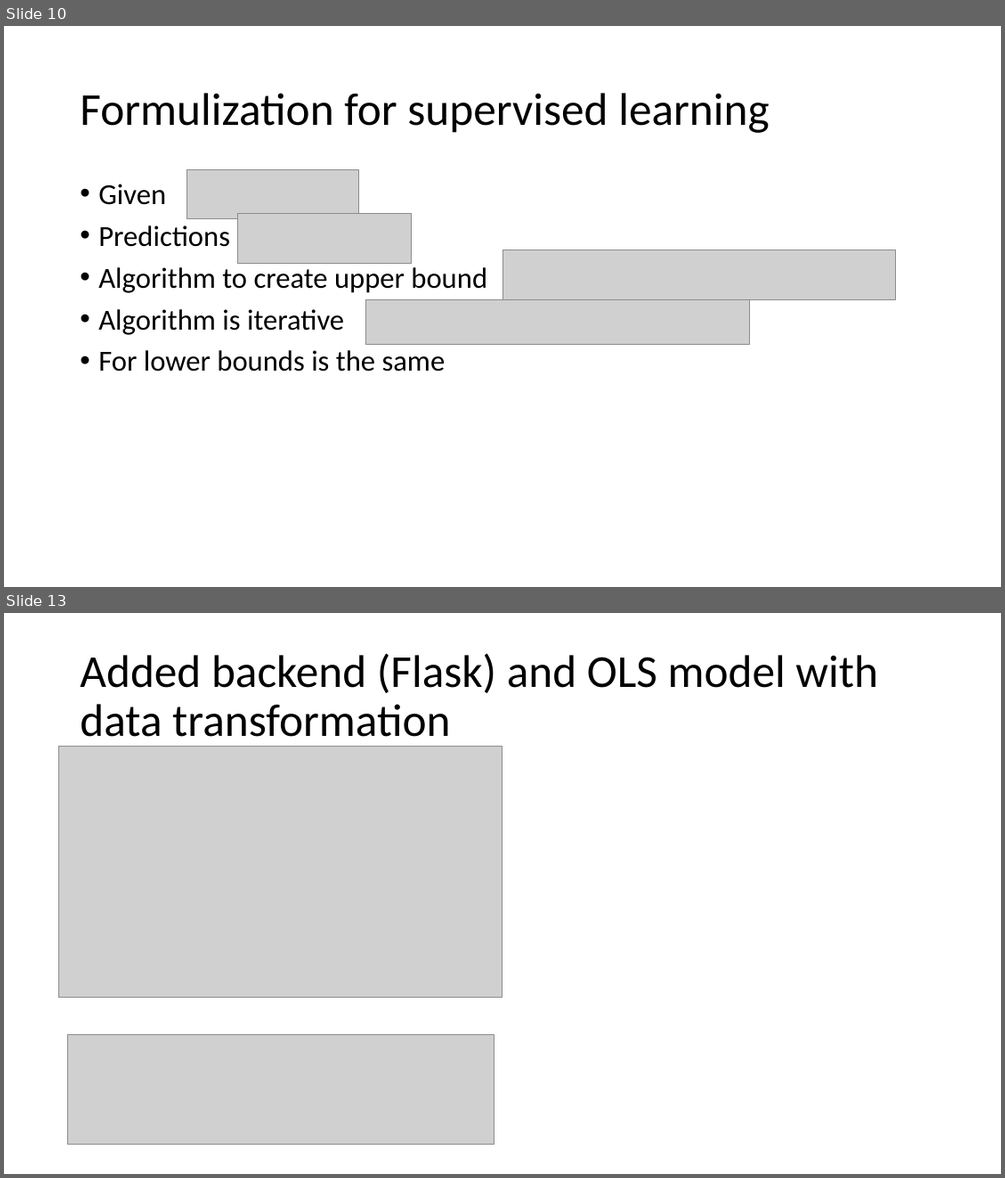
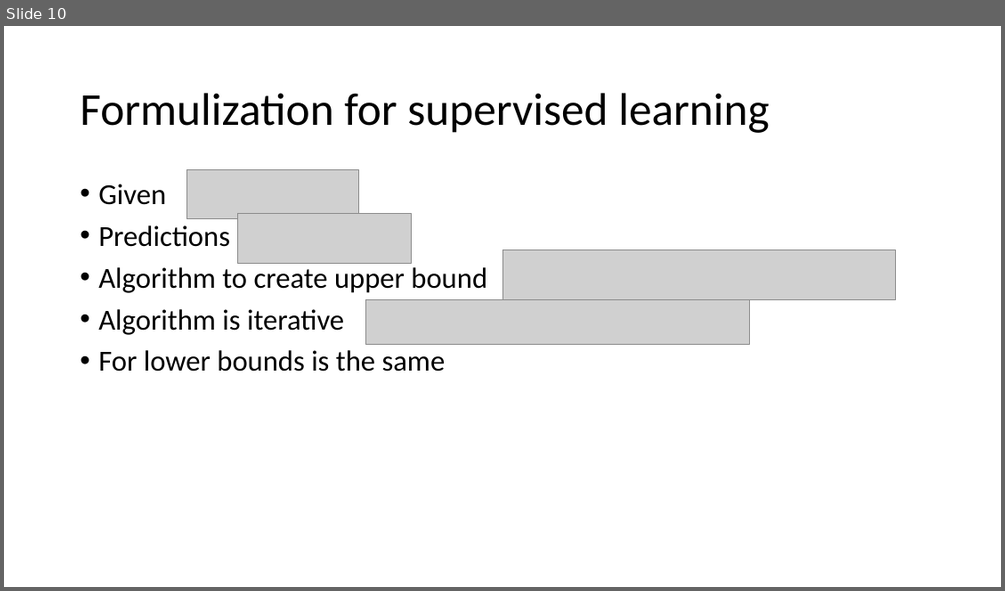
Before and after one commit to NickThe1/kbtu-data-visualization, a slide deck: distrib.pptx. Shown one above the other, each under a label of ours: slides 10 and 13 before the commit, slide 10 after it; the slides between them are not shown. The pictures are 1005x1178 and 1005x591 pixels, drawn with LibreOffice and Linux fonts; fonts in the diff are those of the drawing; grey boxes stand for pictures. Boxes give left, top, right and bottom in pixels: in the first picture for what was removed or moved away, otherwise in the second. Text is boxed around its words. In the diff, an @@ line names an element or a change of style, - is before the commit and + after.

```diff
--- a/distrib.pptx
+++ b/distrib.pptx
@@ slide 13 removed at box(4, 613, 1001, 1174), background #FFFFFF @@
@@ title removed at box(80, 653, 878, 747) @@
-Added backend (Flask) and OLS model with data transformation
@@ picture removed at box(58, 746, 502, 997) @@
@@ picture removed at box(67, 1034, 494, 1144) @@
```
Also in this commit, not shown: 3 slides changed, 4 slides added, 3 other slides removed, 6 other files.
